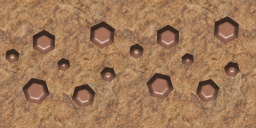
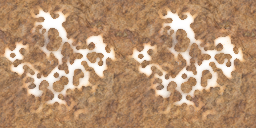
Two versions of the same layered image (256 x 128). Layer-by-layer changes:
added group "Nitrates" with 3 layers above "Recombined Cobalt" over left=0, top=0, right=256, bottom=128
added layer "Слой 3 копия" (screen) in group "Nitrates" over left=0, top=0, right=156, bottom=127
added layer "Слой 3" (screen) in group "Nitrates" over left=100, top=0, right=256, bottom=128
hid group "Recombined Cobalt" (1st of 2) (1 layers) over left=5, top=16, right=240, bottom=111
hid group "Copper" (1st of 2) (1 layers) over left=5, top=16, right=240, bottom=108
